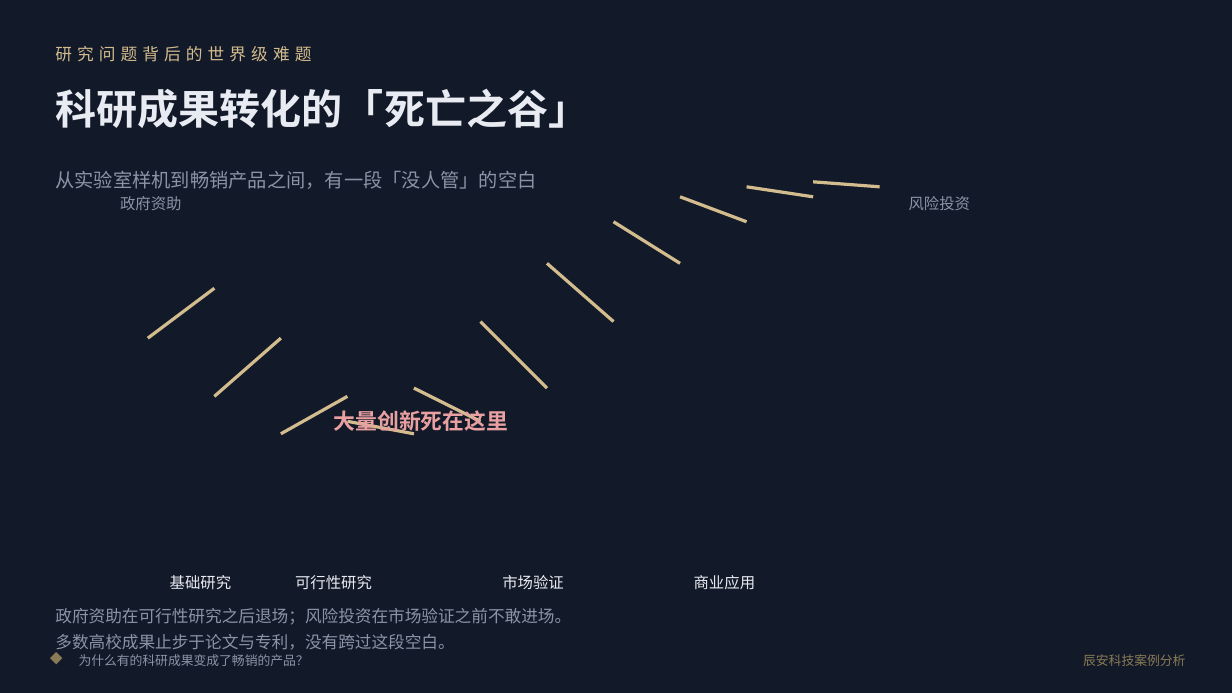
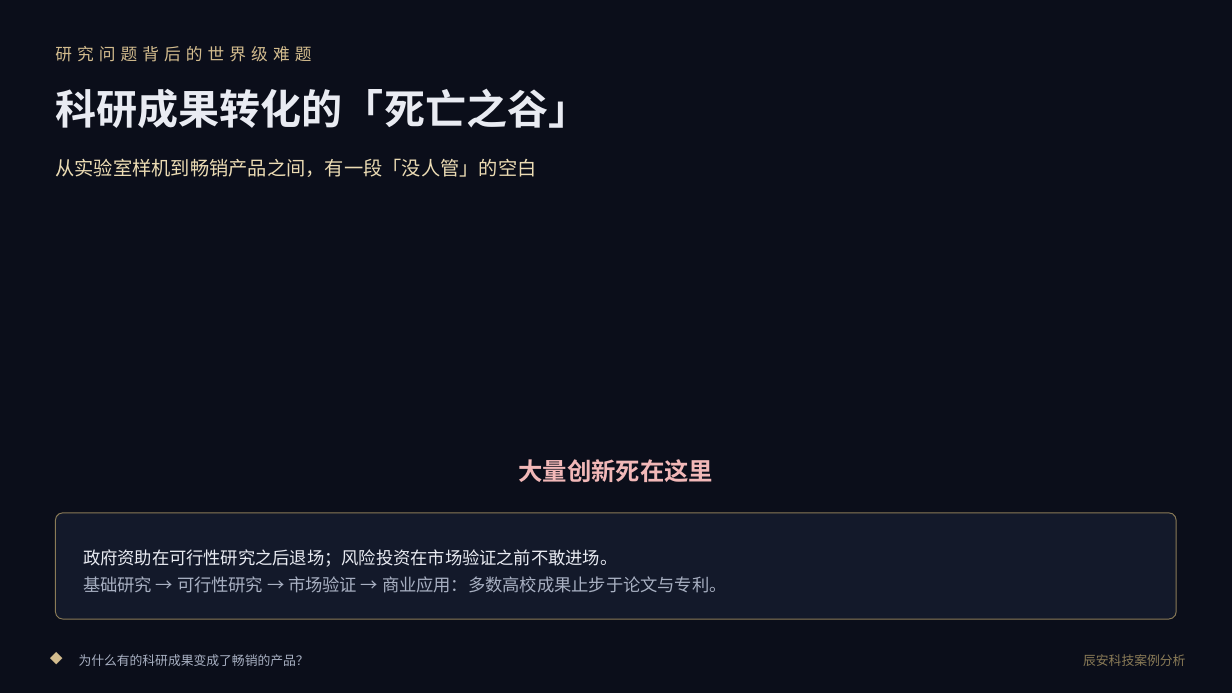
Before and after one commit to sdh0219/susu-tools, a slide deck: slide 4 of web/assets/files/小组案例分析报告-辰安科技.pptx. Drawn at 1232x693 pixels with LibreOffice and Linux fonts; fonts in the diff are those of the drawing; background and template pictures are left out. Boxes give left, top, right and bottom in pixels: in the first picture for what was removed or moved away, otherwise in the second. Text is boxed around its words. In the diff, an @@ line names an element or a change of style, - is before the commit and + after.

Commit message:
feat(case): cinematic image-rich deck (9 slides, cg-game art direction)
- 8 AI-generated 1344x768 illustrations as full-bleed / band visuals
  behind the tetrad-gold text layers; valley-of-death slide now led by
  the gorge-bridge artwork; timeline art regenerated after first pass
  drew a portrait over the axis
- cover and closing carry reporter credit: 苏登辉 (26085703073)

```diff
--- a/web/assets/files/小组案例分析报告-辰安科技.pptx
+++ b/web/assets/files/小组案例分析报告-辰安科技.pptx
@@ background #121928 to picture (left out) @@
@@ rectangle added at <box>0,0,1232,693</box>, fill #0B0E1A at 70% opacity @@
@@ rectangle added at <box>0,0,1232,162</box>, fill #0B0E1A at 70% opacity @@
@@ text "从实验室样机到畅销产品之间，有一段「没人管」的空白": place and size @@
-text "从实验室样机到畅销产品之间，有一段「没人管」的空白" at <box>55,171,536,189</box>
+text "从实验室样机到畅销产品之间，有一段「没人管」的空白" at <box>55,158,536,177</box>
@@ text "从实验室样机到畅销产品之间，有一段「没人管」的空白" at <box>55,158,536,177</box>: text colour #8B93A7 to #ECDCB4 @@
@@ text removed at <box>120,196,182,210</box> @@
-政府资助
@@ line removed from (680, 197) to (747, 222) @@
@@ line removed from (747, 187) to (813, 197) @@
@@ line removed from (813, 182) to (880, 187) @@
@@ text removed at <box>909,196,971,210</box> @@
-风险投资
@@ line removed from (614, 222) to (680, 263) @@
@@ line removed from (547, 263) to (614, 322) @@
@@ line removed from (148, 338) to (214, 288) @@
@@ line removed from (481, 322) to (547, 388) @@
@@ line removed from (214, 396) to (281, 338) @@
@@ rectangle added at <box>0,381,1232,693</box>, fill #0B0E1A at 45% opacity @@
@@ line removed from (414, 388) to (481, 421) @@
@@ line removed from (281, 434) to (348, 396) @@
@@ line removed from (348, 421) to (414, 434) @@
@@ text "大量创新死在这里": place and size @@
-text "大量创新死在这里" at <box>334,407,509,435</box>
+text "大量创新死在这里" at <box>518,459,713,482</box>
@@ text "大量创新死在这里" at <box>518,459,713,482</box>: size 17 to 19 pt, text colour #E8A0A0 to #F2B8B8; alignment left to centre @@
@@ rounded rectangle added at <box>55,513,1177,619</box>, fill #141A2C at 92% opacity, outline #8A7B57 0.75 pt @@
@@ text "政府资助在可行性研究之后退场；风险投资在市场验证之前不敢进场。": place and size @@
-text "政府资助在可行性研究之后退场；风险投资在市场验证之前不敢进场。" at <box>55,608,571,653</box>
+text "政府资助在可行性研究之后退场；风险投资在市场验证之前不敢进场。" at <box>83,549,727,593</box>
@@ text at <box>83,549,617,567</box>: size 13 to 13.5 pt, text colour #8B93A7 to #E9EBF2 in "政府资助在可行性研究之后退场；风险投资在市场验证之前不敢进场。"; line spacing 20pt to 21pt @@
@@ text at <box>83,576,727,593</box>: text changed; size 13 to 13.5 pt; text colour #8B93A7 to #A8B0C2 @@
-多数高校成果止步于论文与专利，没有跨过这段空白。
+基础研究 → 可行性研究 → 市场验证 → 商业应用：多数高校成果止步于论文与专利。
@@ text removed at <box>170,575,232,590</box> @@
-基础研究
@@ text removed at <box>295,575,372,590</box> @@
-可行性研究
@@ text removed at <box>502,575,564,589</box> @@
-市场验证
@@ text removed at <box>694,575,756,589</box> @@
-商业应用
@@ rectangle added at <box>0,636,1232,693</box>, fill #0B0E1A at 75% opacity @@
@@ text "◆" at <box>50,645,78,673</box>: text colour #8A7B57 to #D3BC8E @@
@@ text "为什么有的科研成果变成了畅销的产品？" at <box>79,654,309,666</box>: text colour #8B93A7 to #A8B0C2 @@
```
Also in this commit, not shown: 8 other slides changed.
